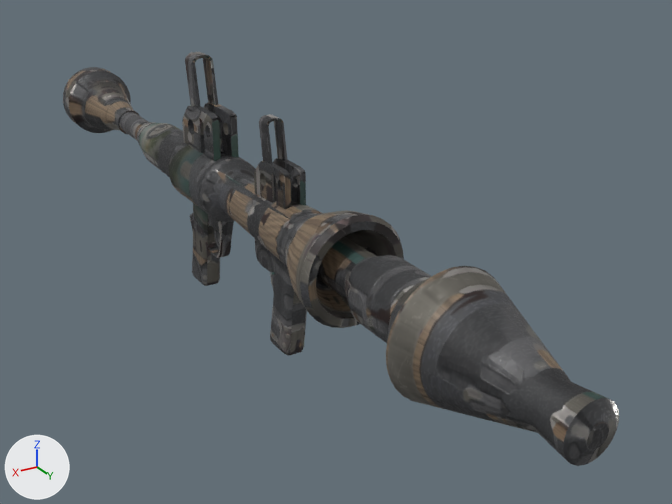
Two versions of the glTF model addons/fc_weapons/assets/models/rocket_launcher_alt.glb, one commit apart.
Rendered twice from a camera (50 mm lens) standing at (0.457, 1.147, 0.375) and looking at (-0.085, 0.244, -0.076). Lighting does not change. The marker at lower left points along +X, +Y and +Z. The first picture is the older version. Where no turn or scale is listed for an object, it has been applied to the vertices. Vertices at exactly the same position are counted once.

Objects in the first picture: 'rocketbullet_low.001', 'rockethaut_low.002', 'rockethaut_low.003', 'rocketlaunchervariant' and 1 more.
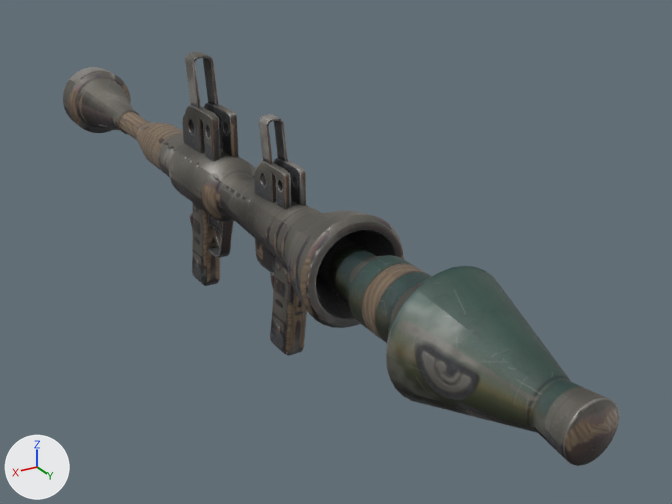
Where the change shows, as pixel boxes [x1, y1, x2, y2] in the pictures (672 x 504 px):
part 1 of me_cube_073, built on
    before: [169, 143, 322, 352]
    after: [170, 143, 302, 352]
part 2 of me_cube_073, surface changed
    both: [63, 67, 404, 356]
part 3 of me_cylinder_016, surface changed
    both: [317, 236, 619, 466]
part 4 of me_cube_075, deleted
    before: [281, 167, 306, 210]
part 5 of me_cube_075, surface changed
    both: [254, 114, 300, 209]

The change, as a diff of the scene's bpy script:
```diff
--- a/addons/fc_weapons/assets/models/rocket_launcher_alt.glb.py
+++ b/addons/fc_weapons/assets/models/rocket_launcher_alt.glb.py
@@ me_cube_073 @@
 # used by ob_rocketlaunchervariant; location = (0.0, 0.0, 0.0)
-me_cube_073.from_pydata(...)  # 1180 vertices, 2256 faces; spans x -0.061..0.061, y -0.427..0.427, z -0.18..0.046
+me_cube_073.from_pydata(...)  # 912 vertices, 1806 faces; spans x -0.061..0.061, y -0.427..0.427, z -0.18..0.046
+# me_cube_073 part 1: 2 vertices moved from x -0.029..-0.019, y 0.131..0.155, z -0.045..-0.034 to x -0.029..-0.019, y 0.133..0.153, z -0.045..-0.034; 299 vertices removed from x -0.041..0.041, y 0.012..0.277, z -0.174..0.026; 31 vertices added at x -0.034..0.034, y 0.014..0.255, z -0.172..0.026
+# me_cube_073 part 2: 1542 kept faces spanning x -0.061..0.061, y -0.427..0.427, z -0.18..0.046 get new texture (UV) coordinates
 me_cube_073.materials.append(mat_rocketmat_001)
@@ me_cylinder_016 @@
 me_cylinder_016.from_pydata(...)  # 320 vertices, 636 faces; spans x -0.066..0.066, y -0.242..0.242, z -0.066..0.066
 # used by ob_rocketbullet_low_001; location = (0.0, 0.514, -0.015)
+# me_cylinder_016 part 3: texture (UV) coordinates of 636 of 636 faces, centred in x -0.056..0.056, y -0.242..0.242, z -0.056..0.056, changed; they spanned u 0.04..0.92, v 0.0..0.98 and now span u 0.0..0.98, v 0.09..0.97
 me_cylinder_016.materials.append(mat_rocketmat_001)
@@ me_cube_075 @@
 # used by ob_rockethaut_low_003; location = (0.0, 0.262, 0.058)
-me_cube_075.from_pydata(...)  # 300 vertices, 556 faces; spans x -0.0129..0.0129, y -0.0378..0.0378, z -0.0483..0.0483
+me_cube_075.from_pydata(...)  # 252 vertices, 496 faces; spans x -0.0129..0.0129, y -0.0378..0.0378, z -0.0483..0.0483
+# me_cube_075 part 4: 32 vertices removed from x -0.0129..0.0129, y 0.0343..0.0378, z -0.0059..-0.0014
+# me_cube_075 part 5: 454 kept faces spanning x -0.0129..0.0129, y -0.0378..0.0378, z -0.0483..0.0483 get new texture (UV) coordinates
+# other edits to the shape of me_cube_075 do not show in these pictures
 me_cube_075.materials.append(mat_rocketmat_001)
```
